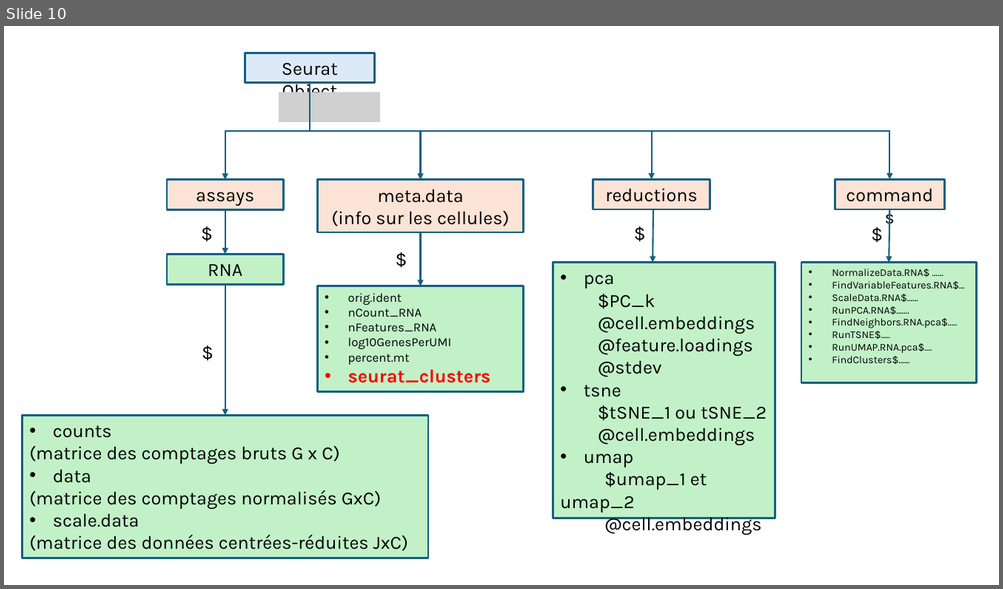
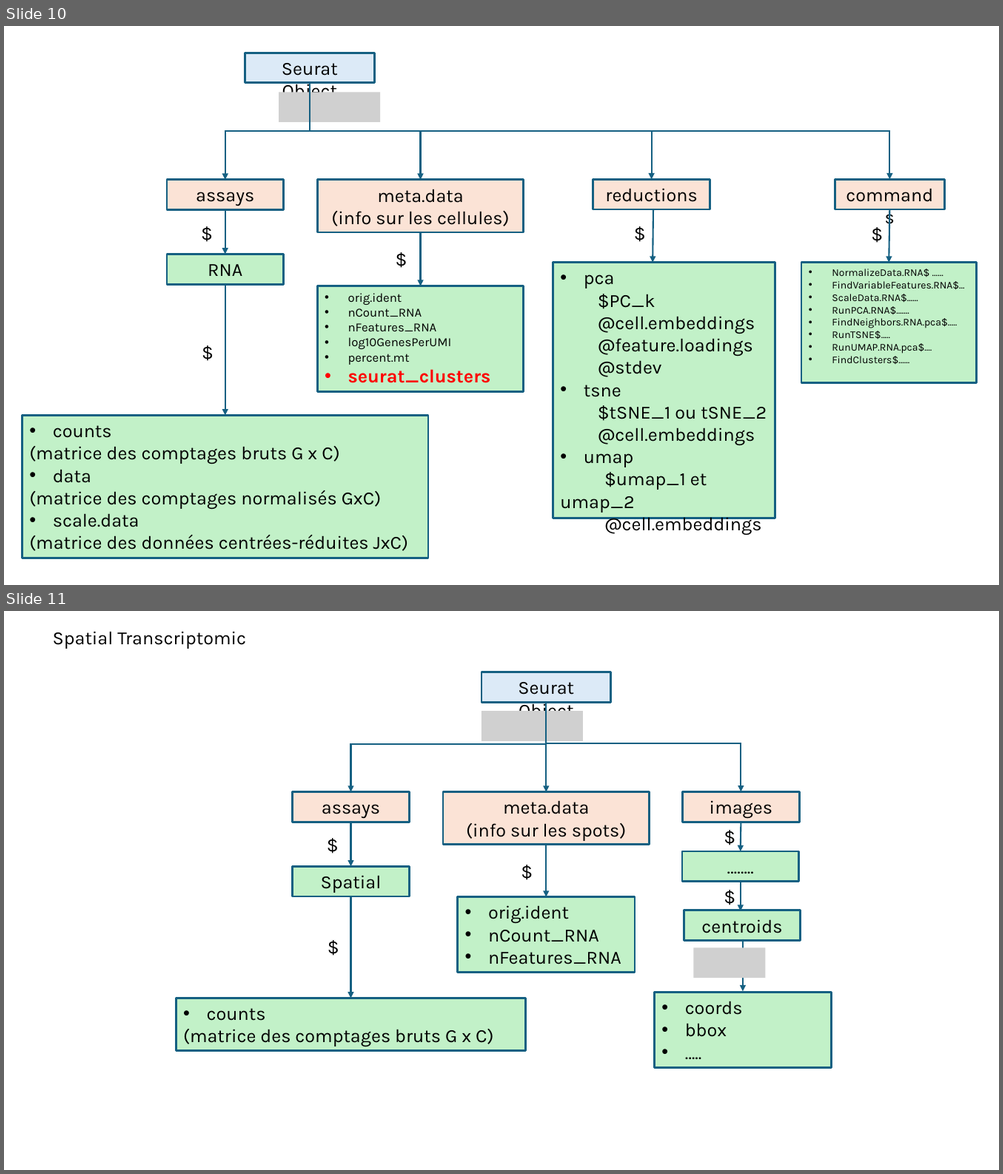
Before and after one commit to rochevin/FormationSeurat, a slide deck: Cours/images/Sources_schemes.pptx. Shown one above the other, each under a label of ours: slide 10 before the commit, slides 10 and 11 after it. The pictures are 1003x589 and 1003x1174 pixels, drawn with LibreOffice and Linux fonts; fonts in the diff are those of the drawing; grey boxes stand for pictures. Boxes give left, top, right and bottom in pixels: in the first picture for what was removed or moved away, otherwise in the second. Text is boxed around its words. In the diff, an @@ line names an element or a change of style, - is before the commit and + after.

```diff
--- a/Cours/images/Sources_schemes.pptx
+++ b/Cours/images/Sources_schemes.pptx
@@ slide 11 added at (4,611,999,1170), background #FFFFFF @@
@@ text added at (53,631,246,649), 18 pt, text #000000 @@
+Spatial Transcriptomic
@@ group added at (176,672,831,1068): 10 rectangles, 7 arrows, 5 texts, 2 elbow arrows, 2 pictures @@
+Seurat Object
+assays
+meta.data
+(info sur les spots)
+Spatial
+$
+• counts
+(matrice des comptages bruts G x C)
+$
+• orig.ident
+• nCount_RNA
+• nFeatures_RNA
+$
+images
+……..
+$
+centroids
+• coords
+• bbox
+• …..
+$
```
Also in this commit, not shown: 2 other files.
